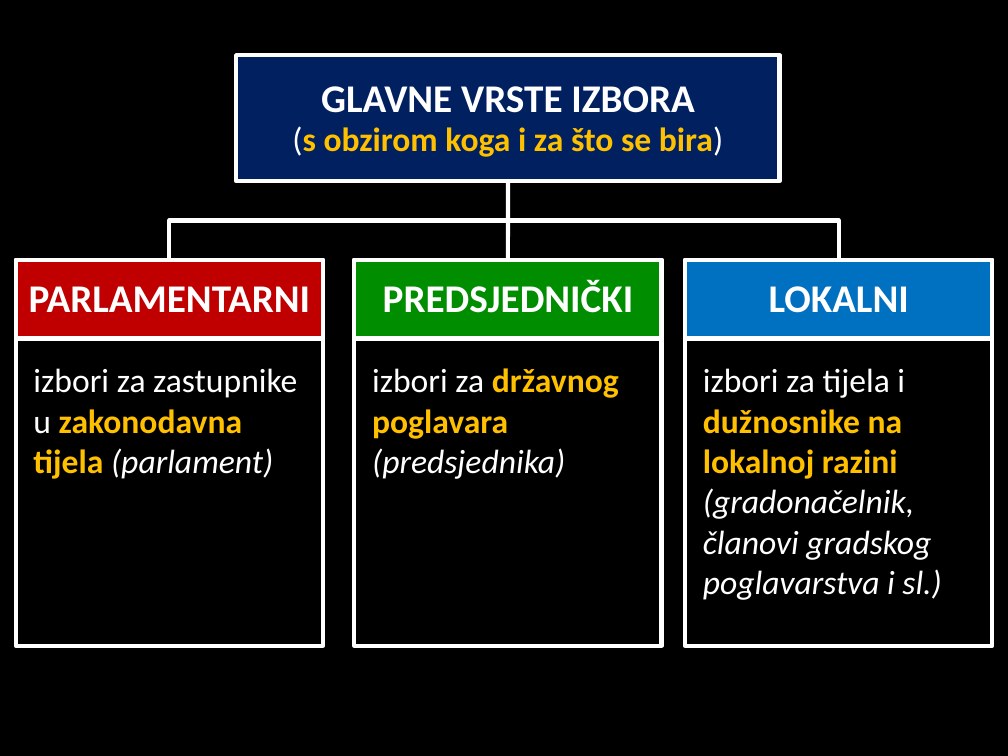
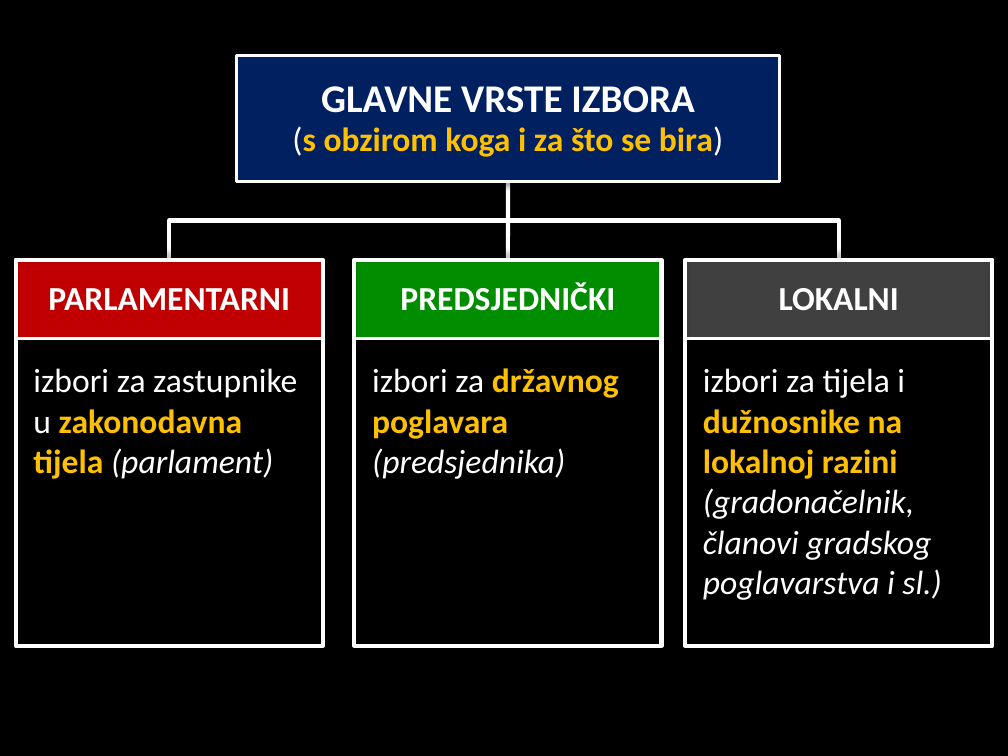
Before and after one commit to srednja-skola/politika, a slide deck: slide 8 of data/pptx/005_izbori.pptx. Drawn at 1008x756 pixels with LibreOffice and Linux fonts; fonts in the diff are those of the drawing. Boxes give left, top, right and bottom in pixels: in the first picture for what was removed or moved away, otherwise in the second. Text is boxed around its words. In the diff, an @@ line names an element or a change of style, - is before the commit and + after.

```diff
--- a/data/pptx/005_izbori.pptx
+++ b/data/pptx/005_izbori.pptx
@@ rectangle "PARLAMENTARNI" at (16, 260, 324, 339): size 28 to 24 pt; outline #FFFFFF 3 pt to #FFFFFF 2.25 pt; shadow on @@
@@ rectangle "PREDSJEDNIČKI" at (355, 260, 662, 339): size 28 to 24 pt; outline #FFFFFF 3 pt to #FFFFFF 2.25 pt; shadow on @@
@@ shadow on in 3 elements at (685, 260, 993, 646), (16, 260, 324, 646), (355, 260, 662, 646) @@
@@ rectangle "LOKALNI" at (685, 260, 993, 339): size 28 to 24 pt; fill #0070C0 to #404040; outline #FFFFFF 3 pt to #FFFFFF 2.25 pt; shadow on @@
```
Also in this commit, not shown: 30 other slides changed, 1 slide added.
